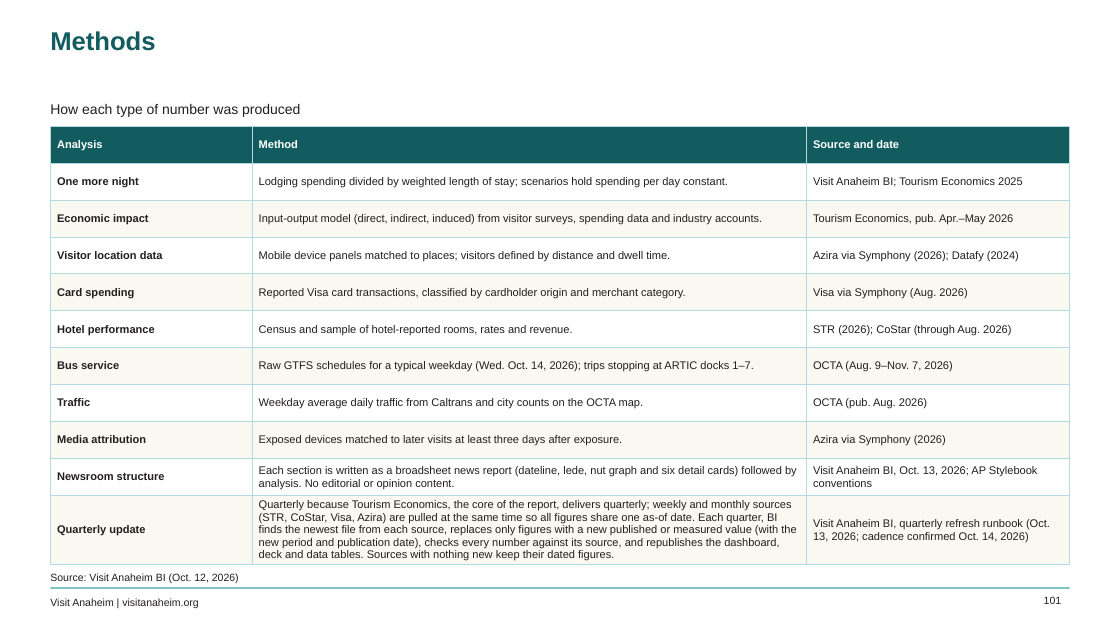
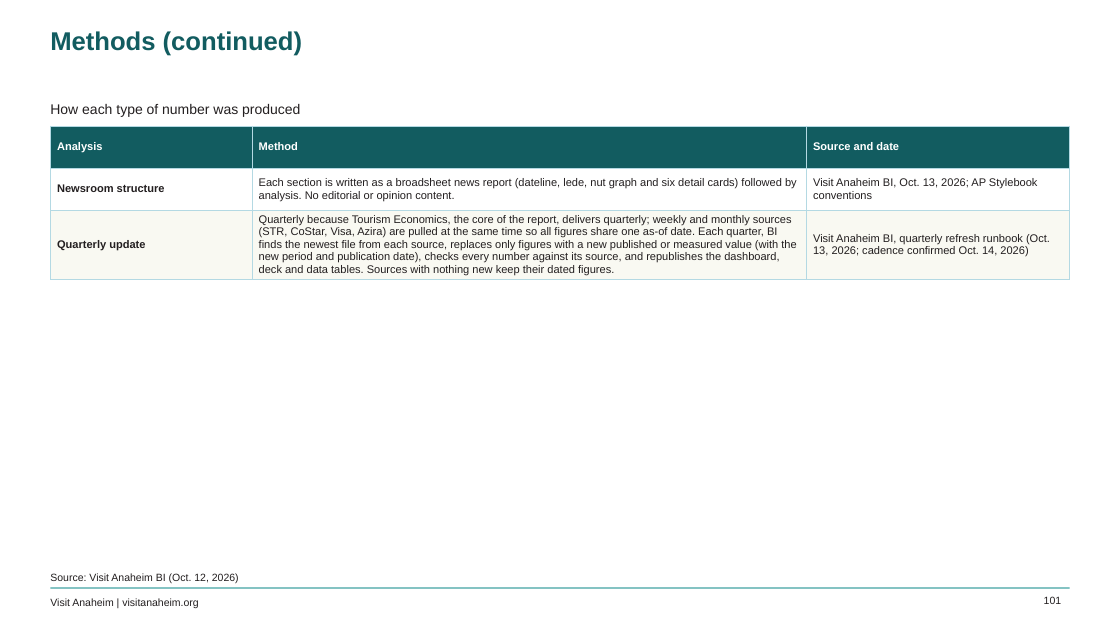
Before and after one commit to bi-visitanaheim/oc-vibe-insights, a slide deck: slide 101 of pipeline/OC_Vibe_Insights.pptx. Drawn at 1120x630 pixels with LibreOffice and Linux fonts; fonts in the diff are those of the drawing; background and template pictures are left out. Boxes give left, top, right and bottom in pixels: in the first picture for what was removed or moved away, otherwise in the second. Text is boxed around its words. In the diff, an @@ line names an element or a change of style, - is before the commit and + after.

```diff
--- a/pipeline/OC_Vibe_Insights.pptx
+++ b/pipeline/OC_Vibe_Insights.pptx
@@ title at [50,31,302,56]: text changed @@
-Methods
+Methods (continued)
@@ table at [50,126,1070,279] @@
-row 2: One more night | Lodging spending divided by weighted length of stay; scenarios hold spending per day constant. | Visit Anaheim BI; Tourism Economics 2025
-row 3: Economic impact | Input-output model (direct, indirect, induced) from visitor surveys, spending data and industry accounts. | Tourism Economics, pub. Apr.–May 2026
-row 4: Visitor location data | Mobile device panels matched to places; visitors defined by distance and dwell time. | Azira via Symphony (2026); Datafy (2024)
-row 5: Card spending | Reported Visa card transactions, classified by cardholder origin and merchant category. | Visa via Symphony (Aug. 2026)
-row 6: Hotel performance | Census and sample of hotel-reported rooms, rates and revenue. | STR (2026); CoStar (through Aug. 2026)
-row 7: Bus service | Raw GTFS schedules for a typical weekday (Wed. Oct. 14, 2026); trips stopping at ARTIC docks 1–7. | OCTA (Aug. 9–Nov. 7, 2026)
-row 8: Traffic | Weekday average daily traffic from Caltrans and city counts on the OCTA map. | OCTA (pub. Aug. 2026)
-row 9: Media attribution | Exposed devices matched to later visits at least three days after exposure. | Azira via Symphony (2026)
```
Also in this commit, not shown: 1 other slide changed, 23 other files.
